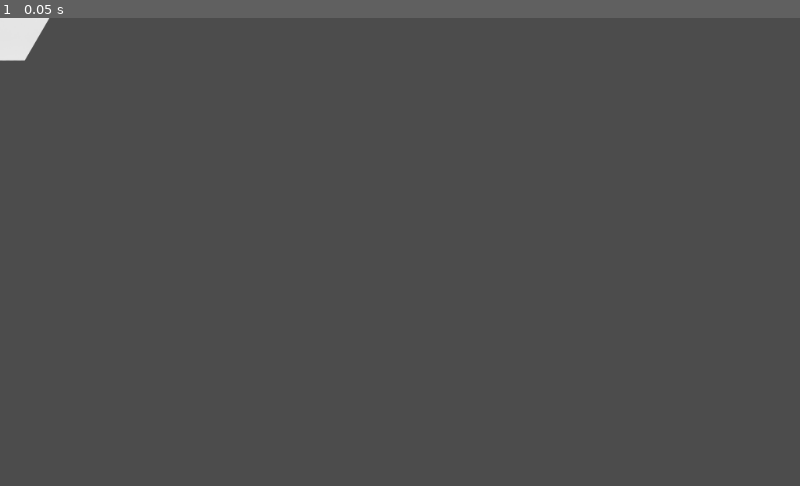
Above: before the commit, frame 1.
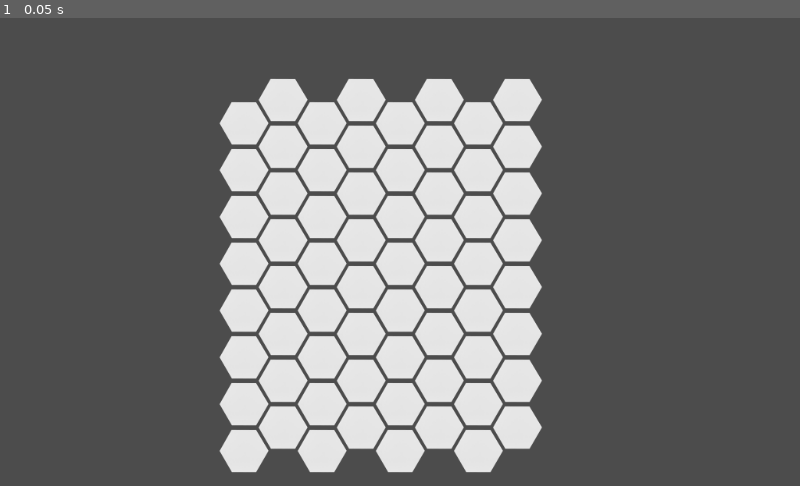
Above: after the commit, the same moment.

Repository: zhimingc/cook-bag
Game: Godot game, scene res://Main/Sandbox.tscn
The game is run twice, just before and just after one commit, with the same random seed, the same clock (stepped at 60 frames per second) and the same inputs. Before the commit the project has no main scene; this scene is started directly in both runs.
Inputs:
- Up to frame 1 (0.05 s): no input

The runs differ from the first frame. In frame 1, 28% of the frame differs, in the area x 0-68%, y 0-98%.
Error before the commit: Invalid call. Nonexistent function 'init' in base 'Nil'. (res://HexGridManager/HexGridManager.gd:38)

Commit message:
Hex grid generation

Diff:
--- a/HexGridManager/HexGridManager.gd
+++ b/HexGridManager/HexGridManager.gd
@@ -1,42 +1,72 @@
-tool
 extends Node2D
 
 export var hexgrid_obj : PackedScene
-export var grid_dims	: Vector2 setget set_dims
+export var grid_dims	: Vector2
+export var grid_scale	: float
 export var grid_offset	: Vector2
 
 class Array2D:
 	var array = []
 	var dims : Vector2
 
-	func init(grid_dims):
+	func _init():
+		pass
+
+	func init_grid(grid_dims):
 		array.clear()
 		dims = grid_dims
 		for y in dims[1]:
 			for x in dims[0]:
-				if (y % 2 == 0 and x == 0) or (y % 2 == 1 and x == dims[0] - 1):
-					array.append(0)
-				else:
-					array.append(1)
+#				if (x % 2 == 0 and y == 0) or (x % 2 == 1 and y == dims[1] - 1):
+#					array.append(0)
+#				else:
+				array.append(1)
 
 	func get_elem(x, y):
 		var index = x + (y * dims[0])
-		if index < array.len:
+		if index < array.size():
 			return array[index]
 		return -1
 
 	func set_elem(x, y, elem):
 		var index = x + (y * dims[0])
-		if index < array.len:
+		if index < array.size():
 			array[index] = elem
 
 var grid : Array2D
+var gridObjs = []
 
 # Called when the node enters the scene tree for the first time.
 func _ready():
 	# init grid
-	grid.init(grid_dims)
-	# @ draw grid here
+	get_grid().init_grid(grid_dims)
+	# draw grid here
+	draw_grid()
+
+# @@ need to offset hex tiles for grid here
+func draw_grid():
+	var origin = Vector2(-grid.dims[0], grid.dims[1]) * grid_scale * grid_offset / Vector2(2, 2)
+	var quart_y_step = (grid_offset[1] / 4) * grid_scale
+	for y in grid.dims[1]:
+		for x in grid.dims[0]:
+			if grid.get_elem(x, y) == 0:
+				continue
+			var newGrid = hexgrid_obj.instance() as Node2D
+			newGrid.position = origin + Vector2(x * grid_offset[0], y * -grid_offset[1]) * grid_scale
+			if x % 2 == 0:
+				newGrid.position.y += quart_y_step
+			else:
+				newGrid.position.y -= quart_y_step
+			newGrid.scale = Vector2.ONE * grid_scale
+			add_child(newGrid)
+			gridObjs.append(newGrid)
 
 func set_dims(new_dims):
-	grid.init(grid_dims)
+	grid_dims = new_dims
+	get_grid().init_grid(grid_dims)
+	draw_grid()
+
+func get_grid():
+	if grid == null:
+		grid = Array2D.new()
+	return grid
--- a/Main/Sandbox.tscn
+++ b/Main/Sandbox.tscn
@@ -5,8 +5,12 @@
 
 [node name="Node2D" type="Node2D"]
 
-[node name="HexGridManager" type="Node2D" parent="."]
+[node name="Camera2D" type="Camera2D" parent="."]
+current = true
+
+[node name="HexGridMan" type="Node2D" parent="."]
 script = ExtResource( 1 )
 hexgrid_obj = ExtResource( 2 )
-
-[node name="HexGrid" parent="." instance=ExtResource( 2 )]
+grid_dims = Vector2( 8, 8 )
+grid_scale = 0.5
+grid_offset = Vector2( 100, 120 )
--- a/project.godot
+++ b/project.godot
@@ -10,7 +10,8 @@
 
 [application]
 
-config/name="cook-bag"
+config/name="forage-bag"
+run/main_scene="res://Main/Sandbox.tscn"
 config/icon="res://icon.png"
 
 [physics]
